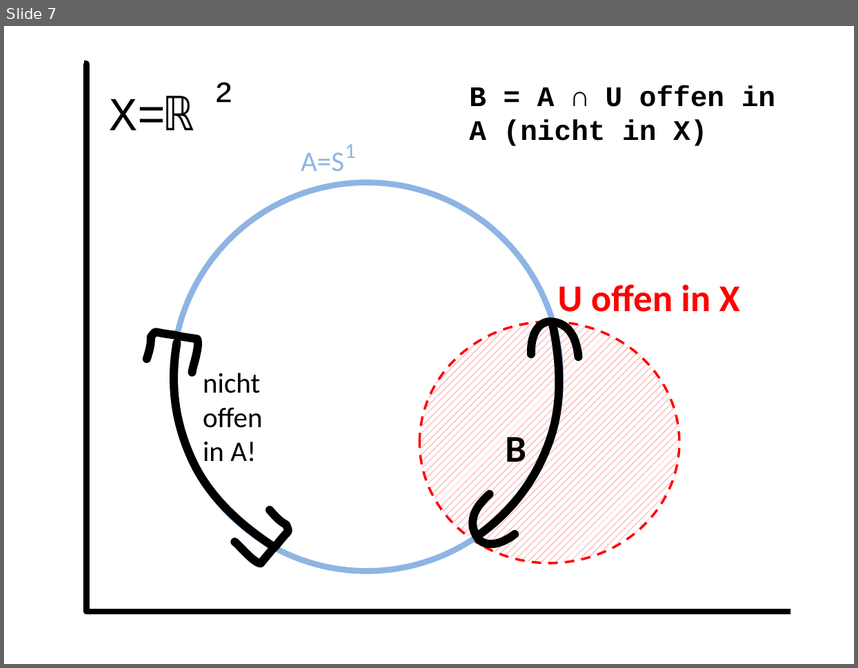
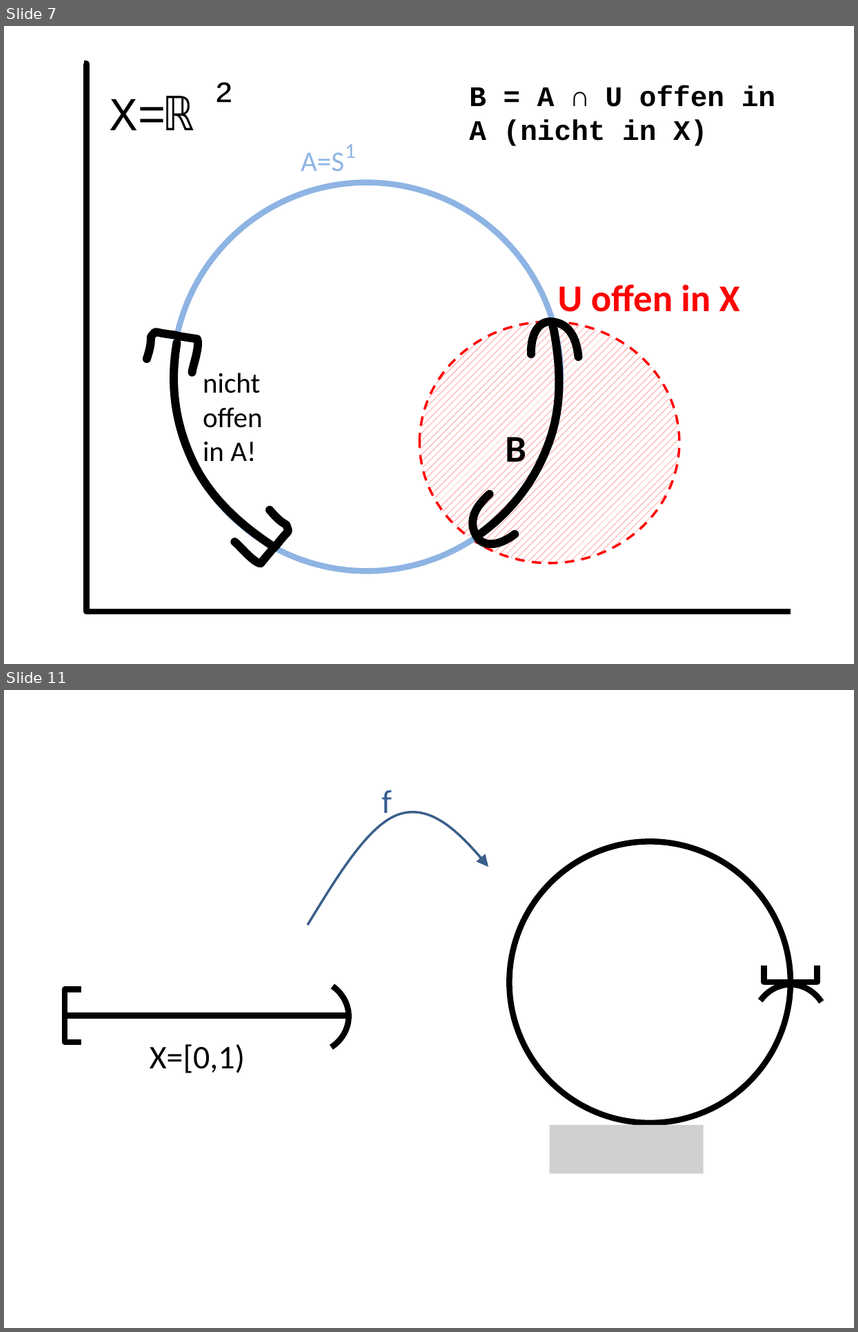
Before and after one commit to lutteropp/GeoTopo, a slide deck: images/Bilder.pptx. Shown one above the other, each under a label of ours: slide 7 before the commit, slides 7 and 11 after it; the slides between them are not shown. The pictures are 858x668 and 858x1332 pixels, drawn with LibreOffice and Linux fonts; fonts in the diff are those of the drawing; grey boxes stand for pictures. Boxes give left, top, right and bottom in pixels: in the first picture for what was removed or moved away, otherwise in the second. Text is boxed around its words. In the diff, an @@ line names an element or a change of style, - is before the commit and + after.

```diff
--- a/images/Bilder.pptx
+++ b/images/Bilder.pptx
@@ slide 11 added at box(4, 690, 854, 1328), background #FFFFFF @@
@@ group added at box(65, 790, 829, 1173): 3 freeform shapes, 2 texts, 2 arc (boxed as its full ellipse)s, 1 ellipse, 1 line, 1 picture @@
+f
+X=[0,1)
```
Also in this commit, not shown: 5 other slides added, 5 slides removed, 11 other files.
